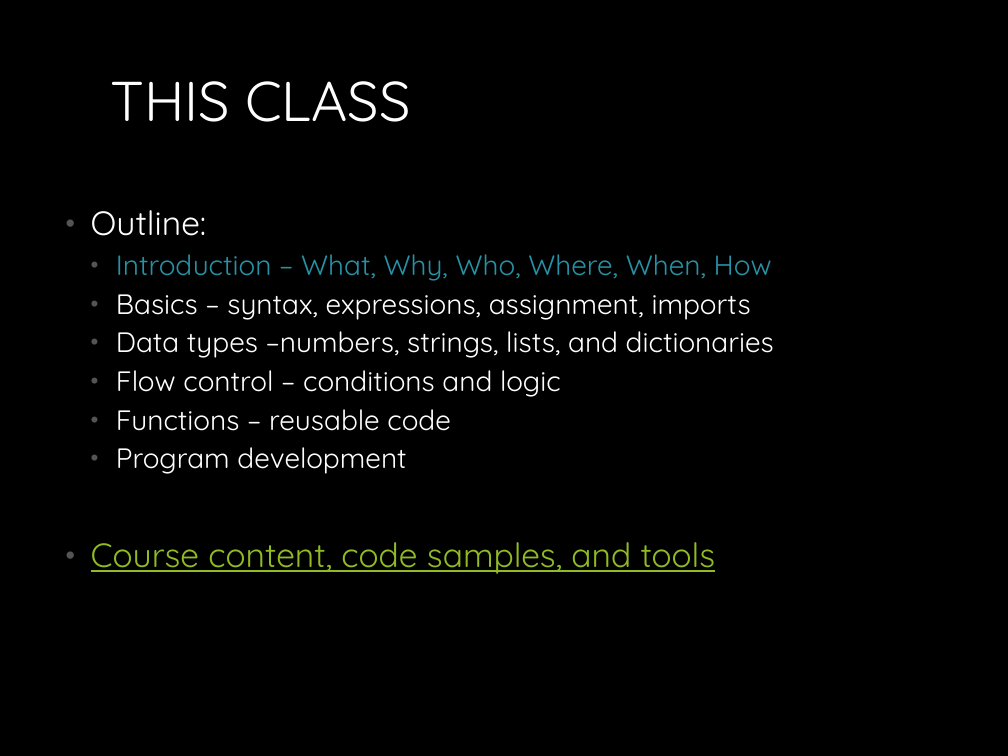
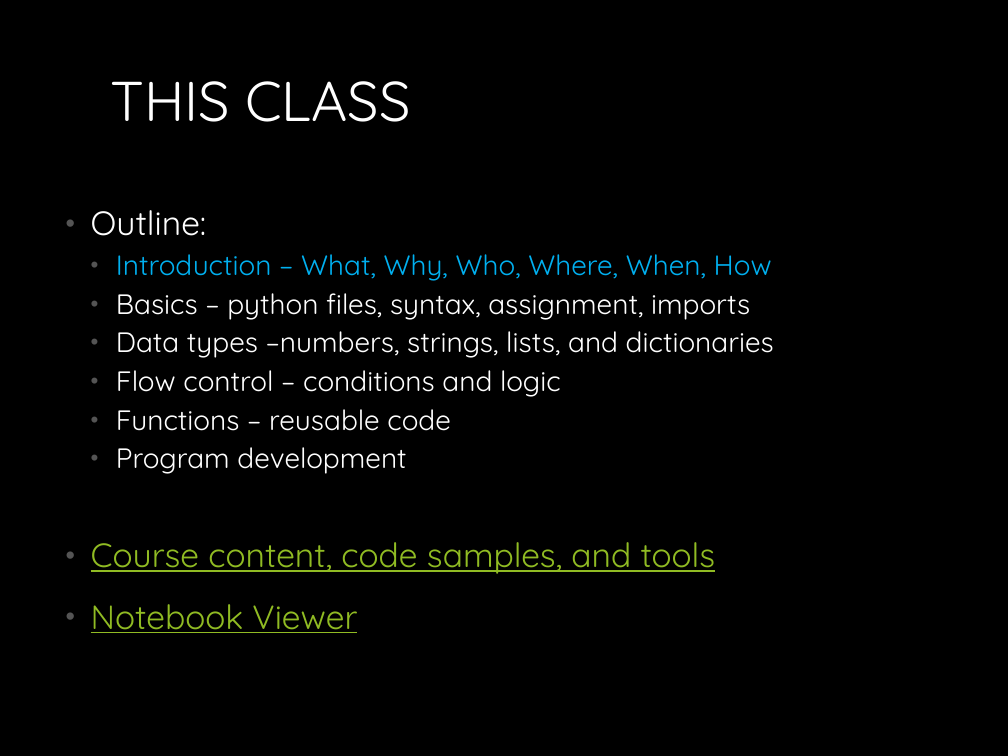
Before and after one commit to MichaelTroyer/Learning_Python_For_Fun_and_Profit, a slide deck: slide 2 of 1. Introduction/Introduction_to_Python.pptx. Drawn at 1008x756 pixels with LibreOffice and Linux fonts; fonts in the diff are those of the drawing. Boxes give left, top, right and bottom in pixels: in the first picture for what was removed or moved away, otherwise in the second. Text is boxed around its words. In the diff, an @@ line names an element or a change of style, - is before the commit and + after.

Commit message:
Updated Python Basics

```diff
--- a/1. Introduction/Introduction_to_Python.pptx
+++ b/1. Introduction/Introduction_to_Python.pptx
@@ text at [116,254,772,281]: text colour #2791A6 to #00B0F0 in "Introduction – What, Why, Who, Where, When, ..." @@
@@ text at [116,293,750,320]: text changed @@
-  • Basics – syntax, expressions, assignment, imports
+  • Basics – python files, syntax, assignment, imports
@@ text at [91,604,357,633]: paragraph added @@
+• Notebook Viewer
```
Also in this commit, not shown: 3 other slides changed, 3 slides added, 6 other files.
